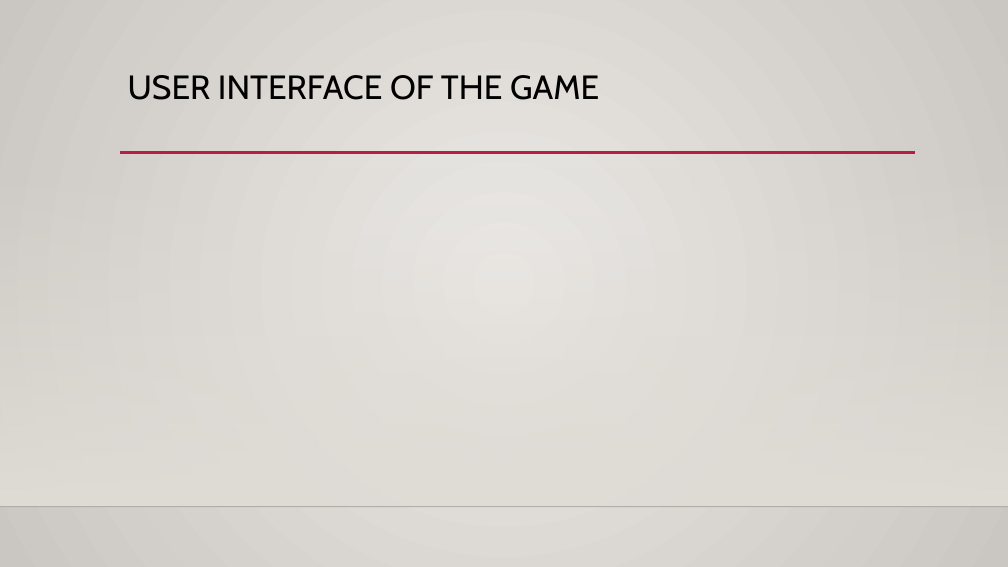
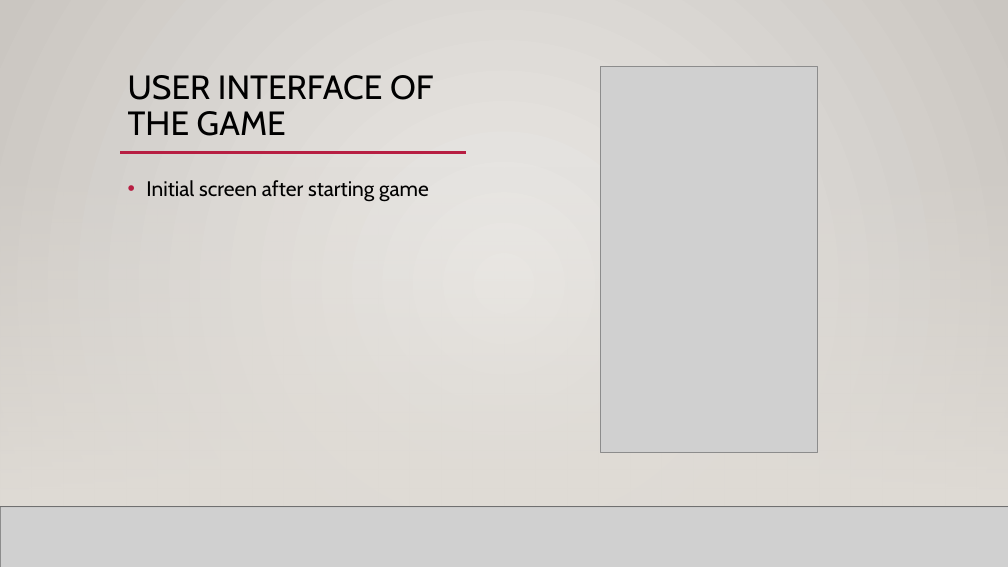
Before and after one commit to saurabhkpathak/CS7059-Tiles, a slide deck: slide 7 of Tiles - Presentation 2.pptx (slide 8 before the commit). Drawn at 1008x567 pixels with LibreOffice and Linux fonts; fonts in the diff are those of the drawing; grey boxes stand for pictures; background and template pictures are left out. Boxes give left, top, right and bottom in pixels: in the first picture for what was removed or moved away, otherwise in the second. Text is boxed around its words. In the diff, an @@ line names an element or a change of style, - is before the commit and + after.

```diff
--- a/Tiles - Presentation 2.pptx
+++ b/Tiles - Presentation 2.pptx
@@ rectangle added at <box>0,0,1008,567</box>, fill gradient #ECEAE7 to #CAC7C1 @@
@@ title "USER INTERFACE OF THE GAME" rewrapped from <box>128,75,599,100</box> to <box>128,75,433,136</box> @@
@@ picture added at <box>600,67,817,452</box> @@
@@ rectangle added at <box>0,167,1008,507</box>, fill gradient #DFDBD5 @@
@@ text added at <box>146,180,429,202</box>, 20 pt, text #000000 @@
+• Initial screen after starting game
@@ picture added at <box>0,507,1008,567</box> @@
@@ line added from (0, 507) to (1008, 507), #000001 1 pt @@
```
Also in this commit, not shown: 3 other slides changed, 1 slide added, 1 slide removed.
